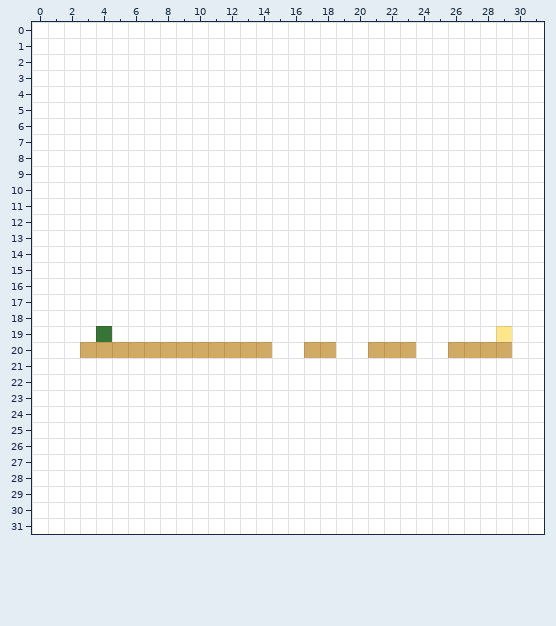
Tiled map: maps/level2.tmx. The picture above is the old version.
Cells are 16x16 px. Shown: x 0..31, y 0..31.
After the commit:
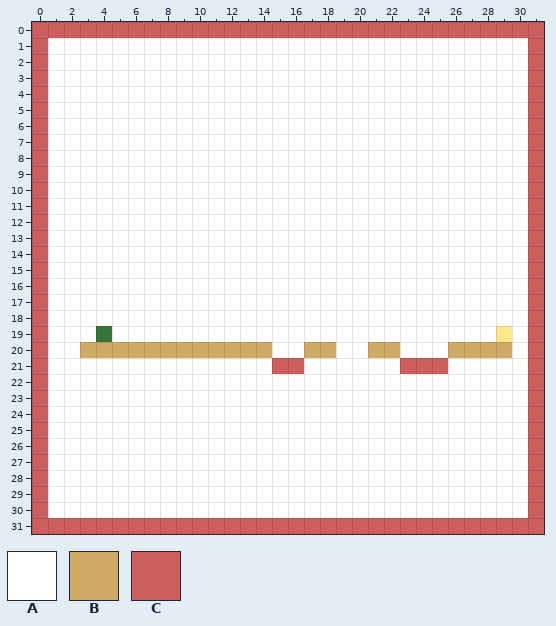
Key: from "tileset": A 0, B 1, C 3.
_ is an empty cell.
Tiles replaced or removed in this view: A, B.
Difference:
Changed rows in their new state; . is an unchanged cell.
Layer "map":
first column x 0:
 0 CCCCCCCCCCCCCCCCCCCCCCCCCCCCCCCC
 1 C..............................C
 2 C..............................C
 3 C..............................C
 4 C..............................C
 5 C..............................C
 6 C..............................C
 7 C..............................C
 8 C..............................C
 9 C..............................C
10 C..............................C
11 C..............................C
12 C..............................C
13 C..............................C
14 C..............................C
15 C..............................C
16 C..............................C
17 C..............................C
18 C..............................C
19 C..............................C
20 C......................A.......C
21 C..............CC......CCC.....C
22 C..............................C
23 C..............................C
24 C..............................C
25 C..............................C
26 C..............................C
27 C..............................C
28 C..............................C
29 C..............................C
30 C..............................C
31 CCCCCCCCCCCCCCCCCCCCCCCCCCCCCCCC
Where, in picture pixels (left, top, right, bottom), the same in both pictures:
changed: (32, 22, 544, 534)
